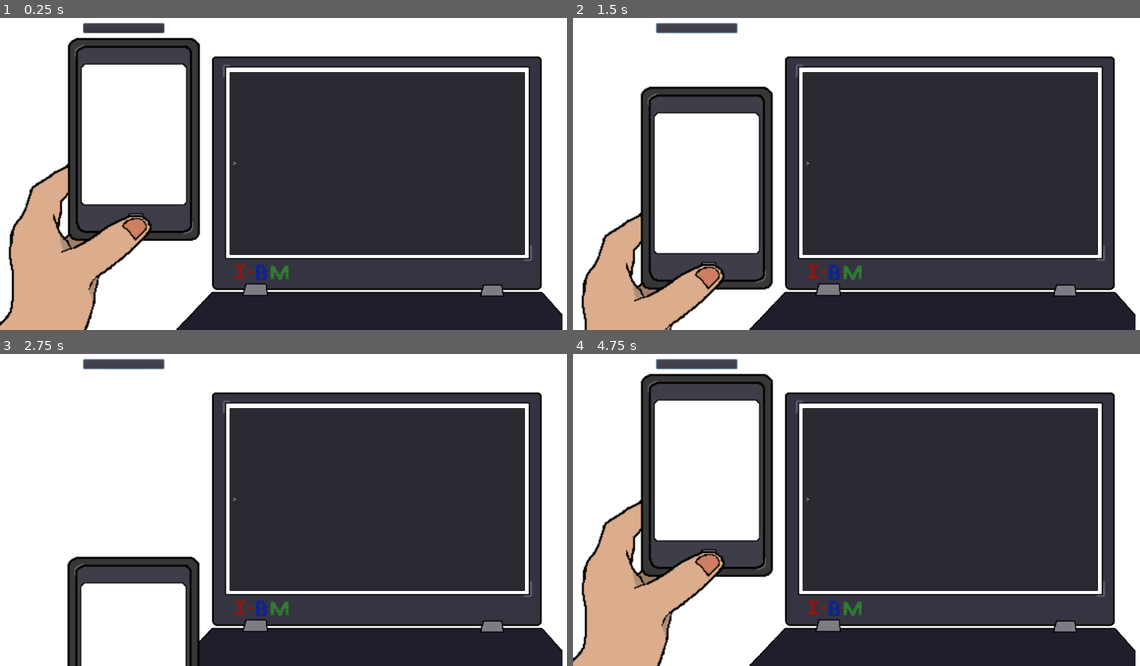
Above: before the commit, frames 1-4 (two rows, left to right).
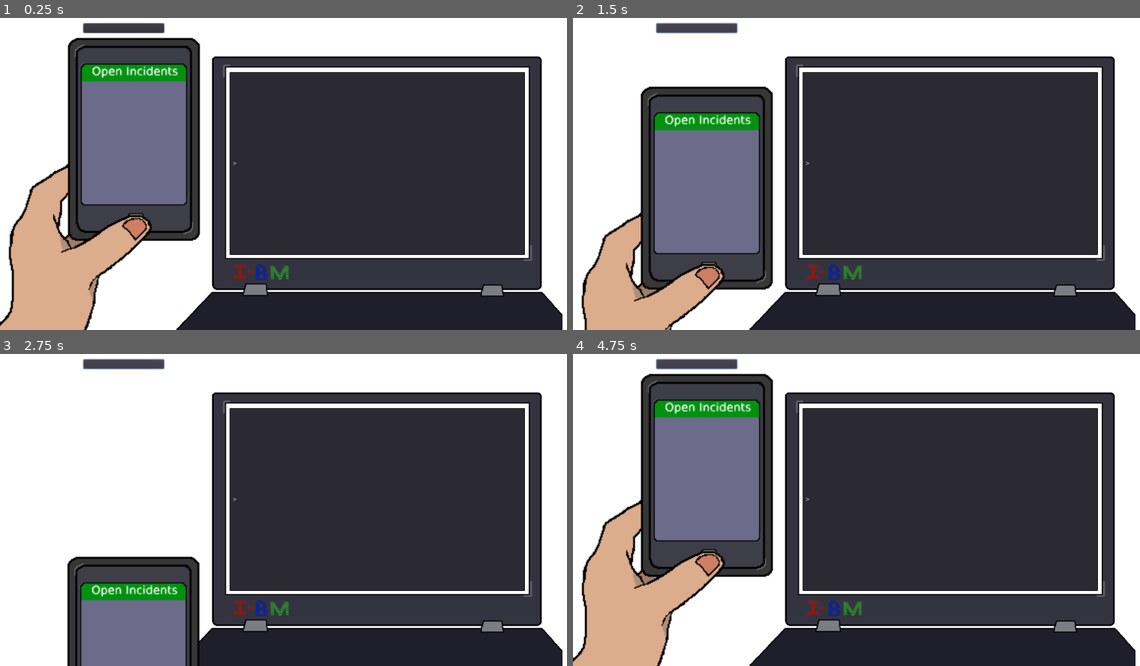
Above: after the commit, the same moments.

Repository: Epitrochoid/ludum-dare-40
Game: Godot game, scene res://Container.tscn
Two runs of this game, one before a commit and one after it. Both use one fixed random seed, a clock stepped at 60 frames per second and the inputs below.
Inputs (mouse positions are in pixels of both pictures, inside the frame that each line leads up to):
- Up to frame 1 (0.25 s): no input
- Up to frame 2 (1.5 s): click (697, 27) at 0.5 s; click (697, 27) at 1.25 s
- Up to frame 3 (2.75 s): click (124, 363) at 2 s
- Up to frame 4 (4.75 s): tap Enter at 2.75, 4.25 s; tap Space at 3.5 s

The runs differ from the first frame. In frame 1, 8.4% of the frame differs, in the area x 14-33%, y 14-60%; in frame 2, 8.4%; in frame 3, 4.9%; in frame 4, 8.4%.

Commit message:
Use phone with incidents image

Diff:
--- a/Container.tscn
+++ b/Container.tscn
@@ -3,7 +3,7 @@
 [ext_resource path="res://ColorRect.gd" type="Script" id=1]
 [ext_resource path="res://assets/laptop_colored.png" type="Texture" id=2]
 [ext_resource path="res://LineEdit.gd" type="Script" id=3]
-[ext_resource path="res://assets/phone_with_hand_color.png" type="Texture" id=4]
+[ext_resource path="res://assets/phone_with_interface.png" type="Texture" id=4]
 
 [sub_resource type="CanvasItemMaterial" id=1]
 
